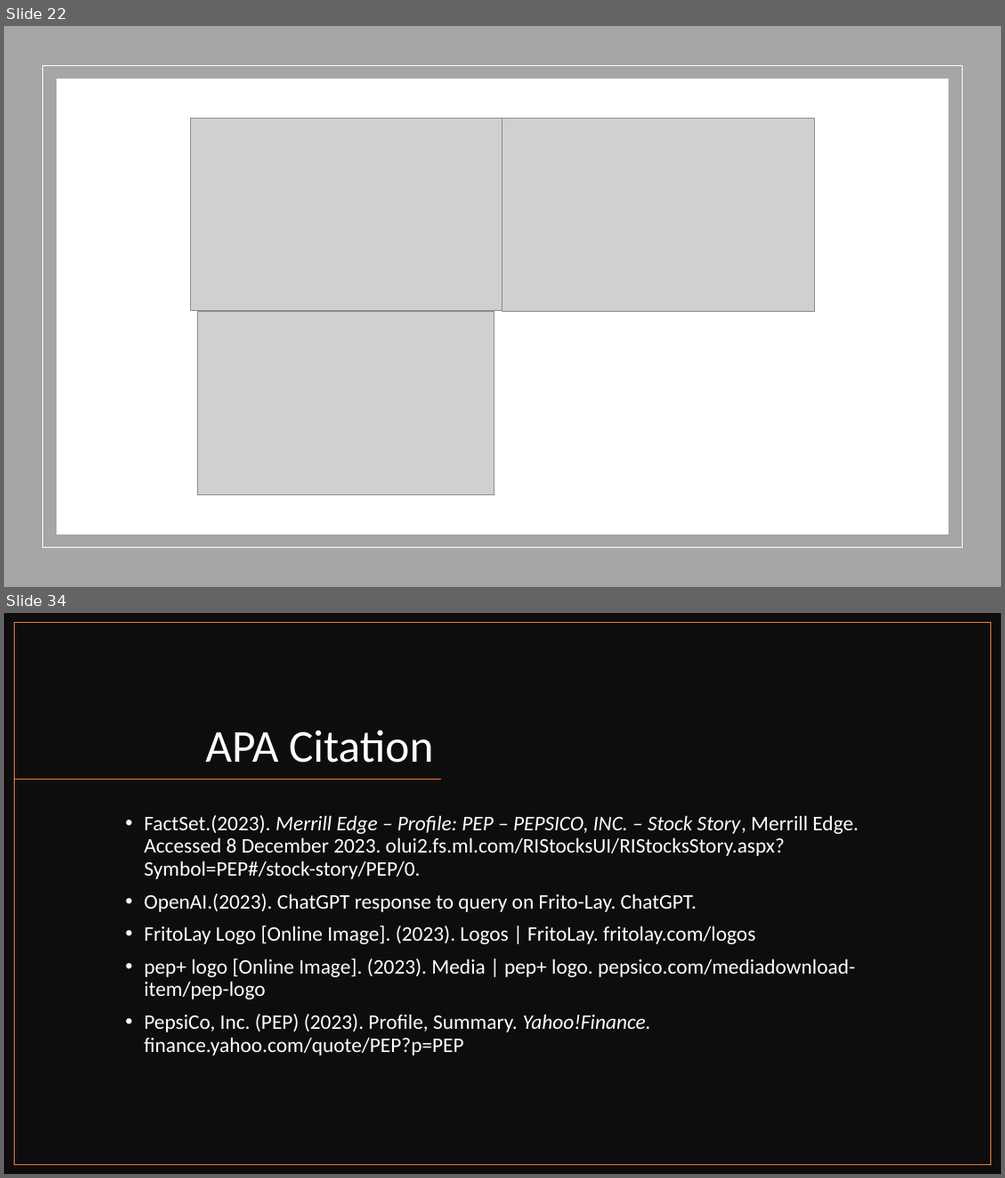
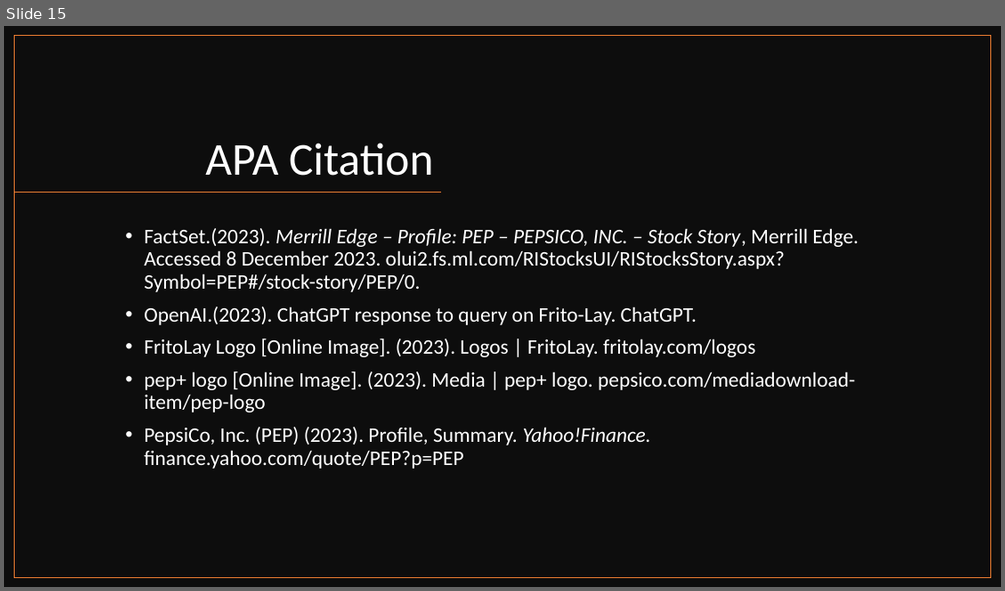
Before and after one commit to jjsmu/CaseStudy2DDS, a slide deck: Frito-Lay, Inc.pptx. Shown one above the other, each under a label of ours: slides 22 and 34 before the commit, slide 15 after it; the slides between them are not shown. The pictures are 1005x1178 and 1005x591 pixels, drawn with LibreOffice and Linux fonts; fonts in the diff are those of the drawing; grey boxes stand for pictures. Boxes give left, top, right and bottom in pixels: in the first picture for what was removed or moved away, otherwise in the second. Text is boxed around its words. In the diff, an @@ line names an element or a change of style, - is before the commit and + after.

```diff
--- a/Frito-Lay, Inc.pptx
+++ b/Frito-Lay, Inc.pptx
@@ slide 22 removed at box(4, 26, 1001, 587), background #FFFFFF @@
@@ rectangle removed at box(4, 26, 1001, 587) @@
@@ rectangle removed at box(43, 66, 962, 548) @@
@@ rectangle removed at box(57, 79, 948, 534) @@
@@ picture removed at box(190, 118, 502, 310) @@
@@ picture removed at box(502, 118, 816, 311) @@
@@ picture removed at box(198, 311, 494, 494) @@
@@ what was slide 34 is now slide 15 @@
```
Also in this commit, not shown: 4 slides changed, 9 slides added, 27 other slides removed.
